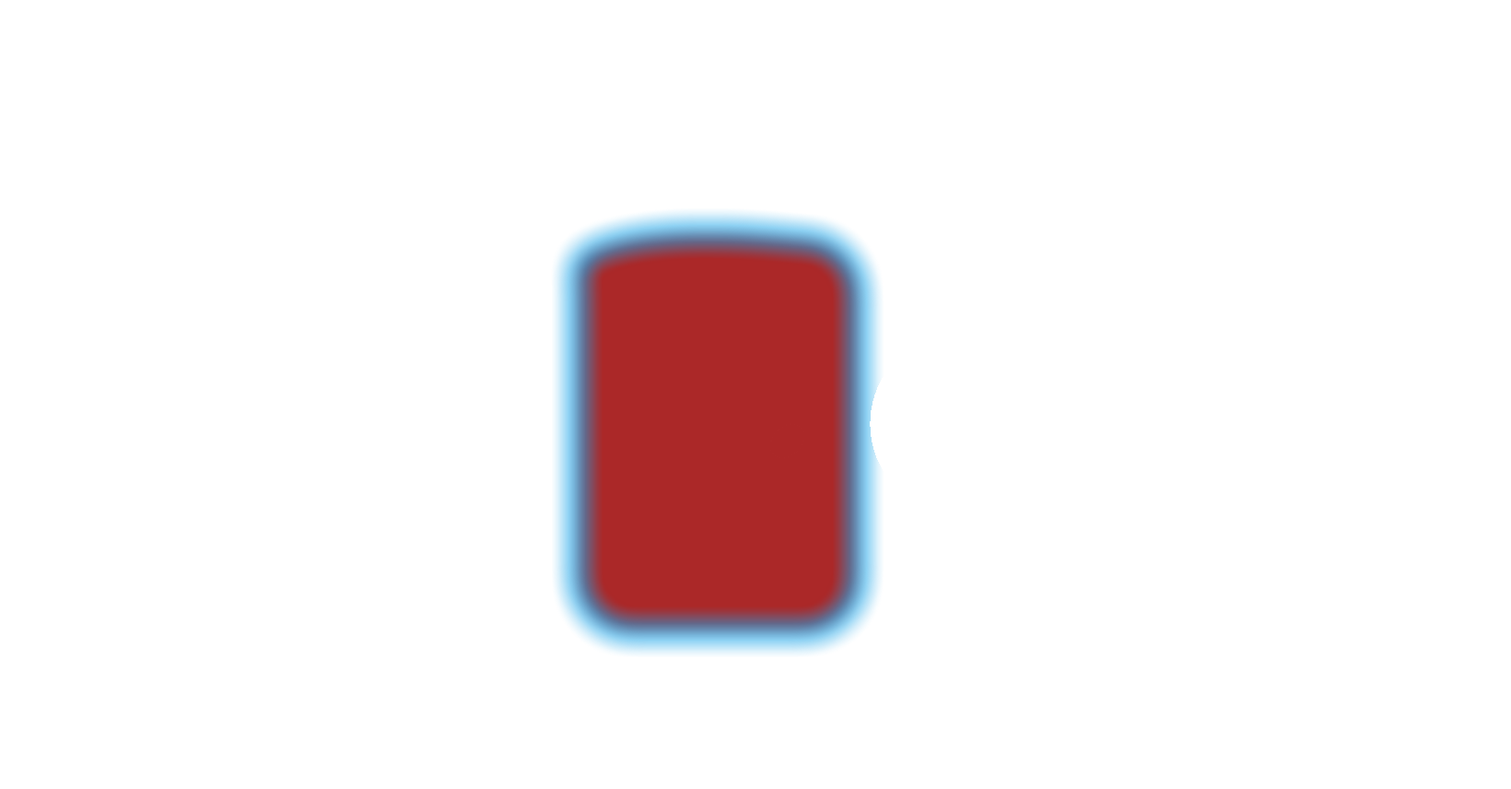
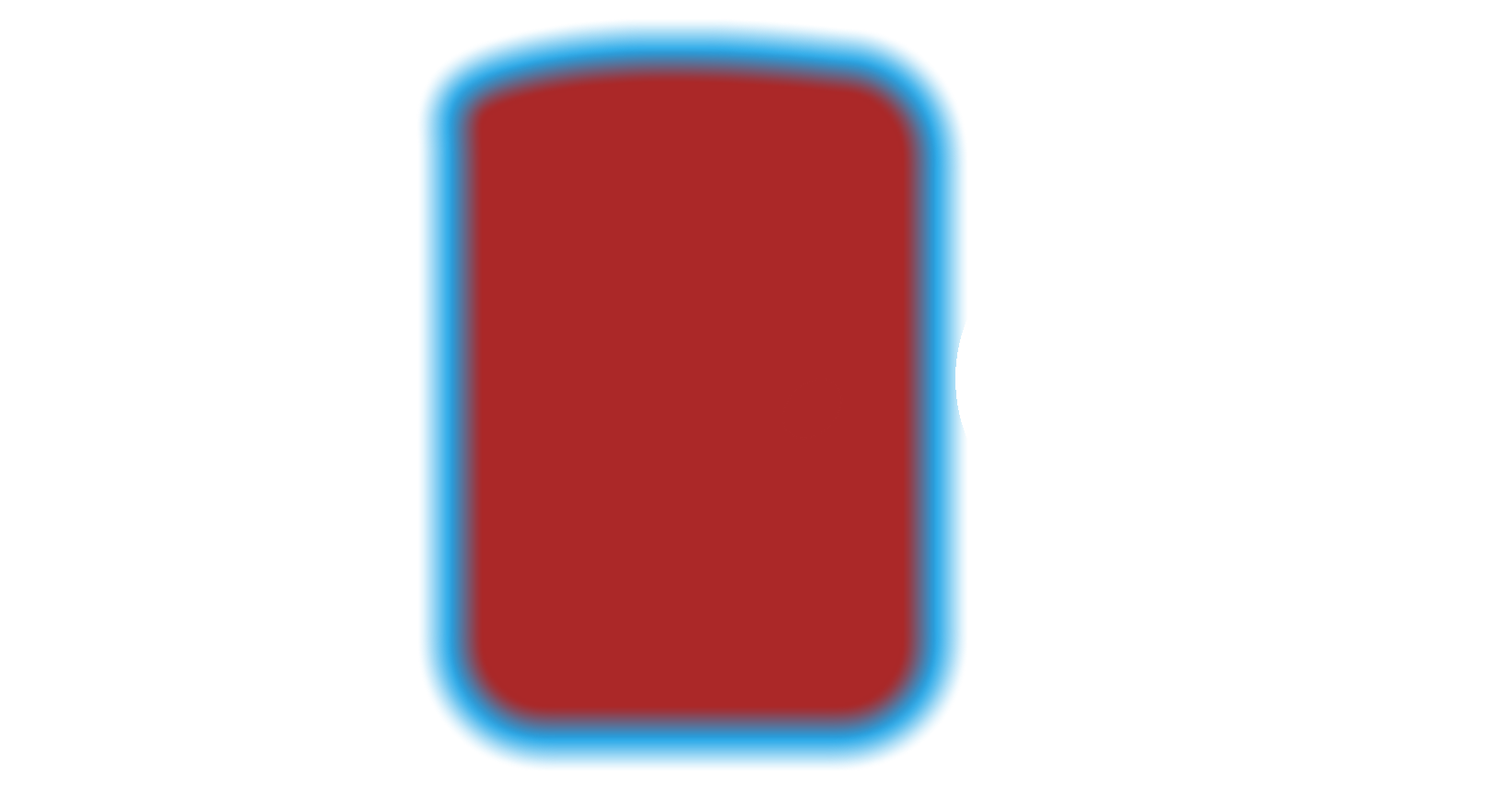
Revision of a layered (1511, 789) image; what changed, layer by layer:
painted on "Shape 1" over [417, 19, 968, 771]
